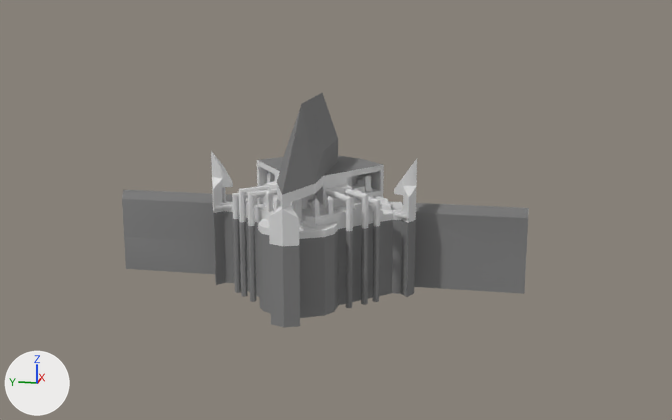
The Blender file assets/lvl/Treatment Plant.blend as it was, and as the next commit left it.
The view is the same before and after, from a 50 mm camera at (-477.0, -113.0, 118.0) aimed at (10.0, -15.0, -3.0). The lights are fixed; the arrows at lower left show +X, +Y and +Z.

In view in the first picture: 'dam_groupmesh_6481', 'dam_groupmesh_6481.001'.
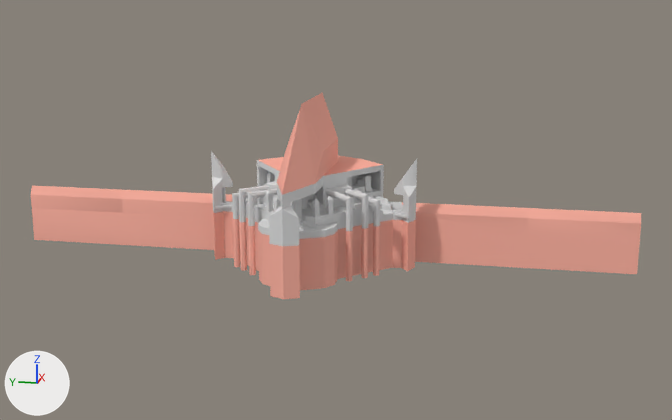
Where the newer file only moved an object's origin or applied its transform, the numbers keep the older frame.

What differs and where, as boxes [x1, y1, x2, y2] in the pictures (672 x 420 px; the box of a moved part takes in the faces that stretch with it):
'dam_groupmesh_6481.001', recoloured, reshaped, moved (grey to pink, 52% wider, 26% taller)
    before: [124, 237, 526, 327]
    after: [31, 185, 641, 299]
'dam_groupmesh_6481', recoloured (grey to pink)
    both: [122, 93, 529, 290]
part 1 of me_dam_groupmesh_6481_001, moved or reshaped
    before: [240, 261, 248, 297]
    after: [240, 235, 247, 271]
part 2 of me_dam_groupmesh_6481_001, moved or reshaped
    before: [234, 258, 241, 293]
    after: [233, 232, 240, 267]
part 3 of me_dam_groupmesh_6481_001, moved or reshaped
    before: [249, 266, 256, 302]
    after: [249, 239, 256, 275]
part 4 of me_dam_groupmesh_6481_001, moved or reshaped
    before: [361, 268, 368, 305]
    after: [361, 242, 368, 278]
part 5 of me_dam_groupmesh_6481_001, moved or reshaped
    before: [373, 266, 380, 302]
    after: [373, 239, 380, 276]
part 6 of me_dam_groupmesh_6481_001, moved or reshaped
    before: [346, 272, 352, 308]
    after: [346, 244, 353, 281]
part 7 of me_dam_groupmesh_6481_001, rebuilt (52% wider, 26% taller)
    before: [124, 237, 526, 327]
    after: [31, 185, 641, 299]
part 8 of me_dam_groupmesh_6481, cut back
    before: [122, 199, 528, 290]
    after: [122, 199, 528, 261]

Edits to the bpy script that builds the scene:
```text
Change mat_inaccessible:
    mat_inaccessible.base_color: (0.233, 0.233, 0.233) -> (1.0, 0.455, 0.365)  # grey #858585 -> pink #ffb4a3
Change me_dam_groupmesh_6481_001:
    used by ob_dam_groupmesh_6481_001; location = (7.9, 0.0, -41.2)
    remove me_dam_groupmesh_6481_001.from_pydata(...)  # 231 vertices, 149 faces; spans x -56.0..56.0, y -119.0..119.0, z -10.0..10.0
    add me_dam_groupmesh_6481_001.from_pydata(...)  # 247 vertices, 161 faces; spans x -56.0..56.0, y -178.0..178.0, z -17.0..17.0
    me_dam_groupmesh_6481_001 part 1: the loose piece of 20 vertices spanning x -14.0..-11.0, y 32.0..36.0, z -10.0..10.0 is moved by (0.0, 0.0, -7.0)
    me_dam_groupmesh_6481_001 part 2: the loose piece of 21 vertices spanning x -9.0..-5.0, y 37.0..41.0, z -10.0..10.0 is moved by (0.0, 0.0, -7.0)
    me_dam_groupmesh_6481_001 part 3: the loose piece of 20 vertices spanning x -21.0..-18.0, y 25.0..28.0, z -10.0..10.0 is moved by (0.0, 0.0, -7.0)
    me_dam_groupmesh_6481_001 part 4: the loose piece of 20 vertices spanning x -14.0..-11.0, y -36.0..-32.0, z -10.0..10.0 is moved by (0.0, 0.0, -7.0)
    me_dam_groupmesh_6481_001 part 5: the loose piece of 21 vertices spanning x -9.0..-5.0, y -41.0..-37.0, z -10.0..10.0 is moved by (0.0, 0.0, -7.0)
    me_dam_groupmesh_6481_001 part 6: the loose piece of 20 vertices spanning x -21.0..-18.0, y -28.0..-25.0, z -10.0..10.0 is moved by (0.0, 0.0, -7.0)
    me_dam_groupmesh_6481_001 part 7: the loose piece of 109 vertices spanning x -56.0..56.0, y -119.0..119.0, z -10.0..10.0 is rebuilt with 125 vertices and now spans x -56.0..56.0, y -178.0..178.0, z -17.0..17.0
    add me_dam_groupmesh_6481_001.materials.append(mat_accessible)  # light grey #dddddd
Change me_dam_groupmesh_6481:
    used by ob_dam_groupmesh_6481; location = (7.9, 0.0, 12.6)
    remove me_dam_groupmesh_6481.from_pydata(...)  # 1270 vertices, 1348 faces, 2 loose edges; spans x -56.0..56.0, y -119.0..119.0, z -44.0..44.0
    add me_dam_groupmesh_6481.from_pydata(...)  # 1270 vertices, 1346 faces, 2 loose edges; spans x -56.0..56.0, y -119.0..119.0, z -29.0..44.0
    me_dam_groupmesh_6481 part 8
    2 faces are deleted
    99 vertices in x -56.0..56.0, y -119.0..119.0, z -44.0 move by (0.0, 0.0, 15.0)
Change ob_dam_groupmesh_6481_001:
    ob_dam_groupmesh_6481_001.location: (7.9, 0.0, -41.2) -> (7.9, 0.0, -19.4)
```
